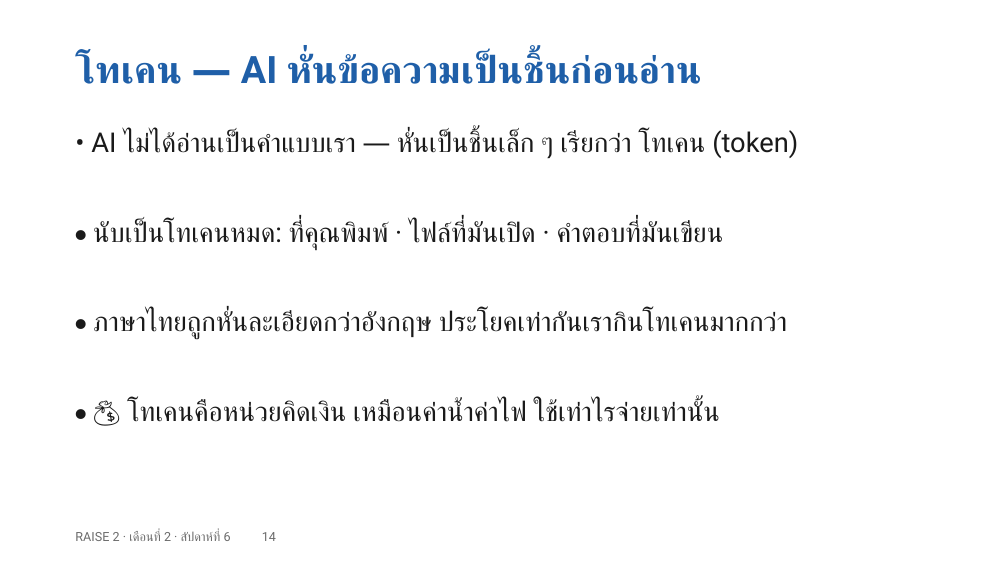
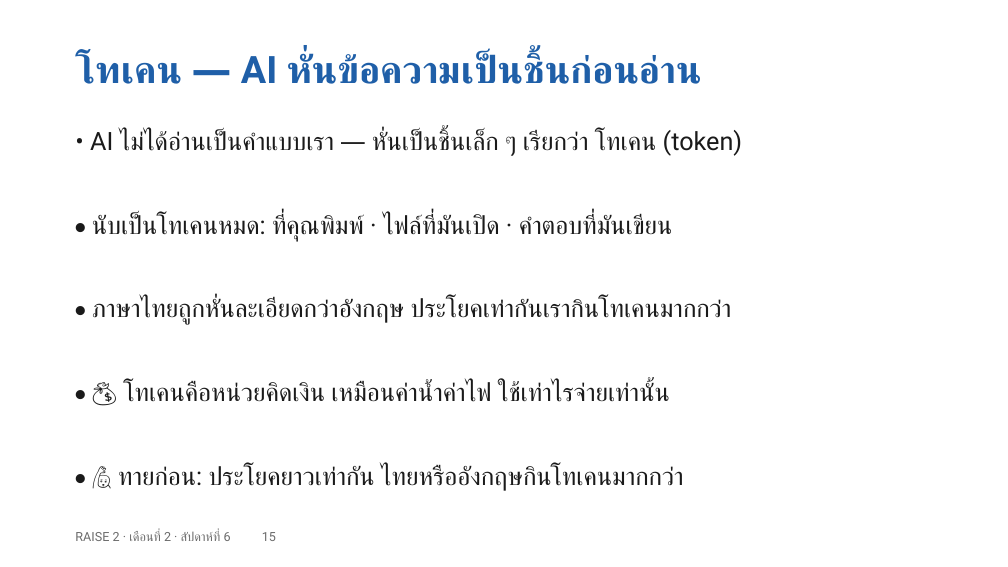
Before and after one commit to cnacha-mfu/raise2-module2, a slide deck: slide 15 of materials/week6/w6-slides.pptx (slide 14 before the commit). Drawn at 1008x567 pixels with LibreOffice and Linux fonts; fonts in the diff are those of the drawing. Boxes give left, top, right and bottom in pixels: in the first picture for what was removed or moved away, otherwise in the second. Text is boxed around its words. In the diff, an @@ line names an element or a change of style, - is before the commit and + after.

```diff
--- a/materials/week6/w6-slides.pptx
+++ b/materials/week6/w6-slides.pptx
@@ text "• ภาษาไทยถูกหั่นละเอียดกว่าอังกฤษ ประโยคเท่ากันเรากินโทเคนมา ...": place and size @@
-text "• ภาษาไทยถูกหั่นละเอียดกว่าอังกฤษ ประโยคเท่ากันเรากินโทเคนมา ..." at (93,310,787,339)
+text "• ภาษาไทยถูกหั่นละเอียดกว่าอังกฤษ ประโยคเท่ากันเรากินโทเคนมา ..." at (92,298,732,324)
@@ size 26 to 24 pt in 4 elements at (90,130,743,156), (92,215,673,241), (92,298,732,324), (123,382,670,402) @@
@@ text "• 💰 โทเคนคือหน่วยคิดเงิน เหมือนค่าน้ำค่าไฟ ใช้เท่าไรจ่ายเท่า ...": place and size @@
-text "• 💰 โทเคนคือหน่วยคิดเงิน เหมือนค่าน้ำค่าไฟ ใช้เท่าไรจ่ายเท่า ..." at (127,400,720,422)
+text "• 💰 โทเคนคือหน่วยคิดเงิน เหมือนค่าน้ำค่าไฟ ใช้เท่าไรจ่ายเท่า ..." at (123,382,670,402)
@@ text added at (118,466,684,491), 24 pt, text #1A1A1A @@
+• 🙋 ทายก่อน: ประโยคยาวเท่ากัน ไทยหรืออังกฤษกินโทเคนมากกว่า
@@ text at (75,531,276,541): text changed @@
-RAISE 2 · เดือนที่ 2 · สัปดาห์ที่ 6 14
+RAISE 2 · เดือนที่ 2 · สัปดาห์ที่ 6 15
```
Also in this commit, not shown: 74 other slides changed, 3 slides added, 4 other files.
